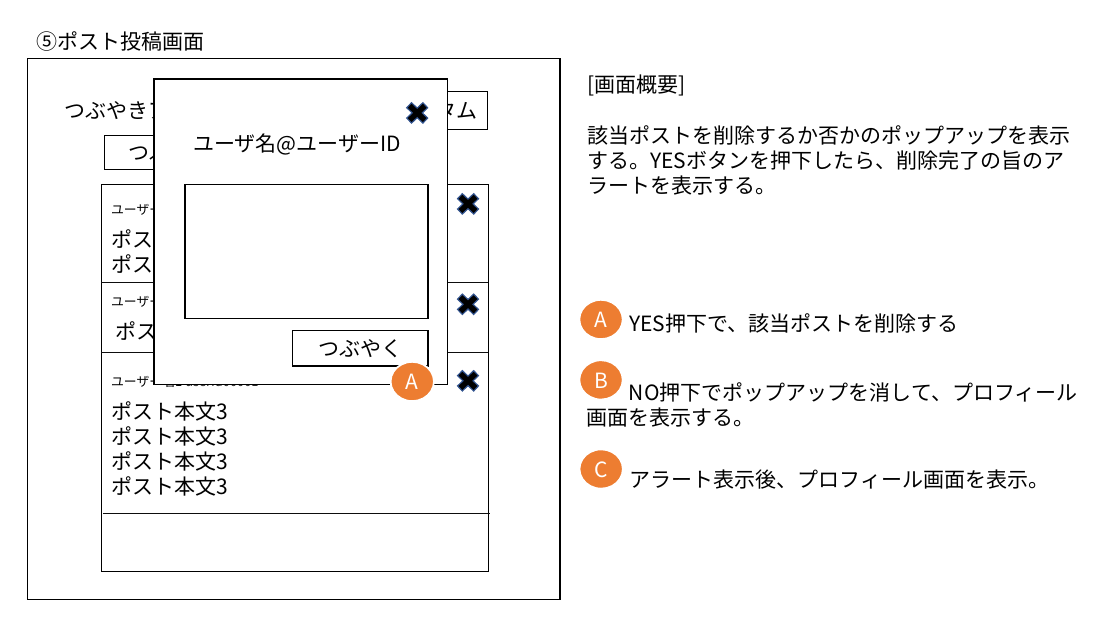
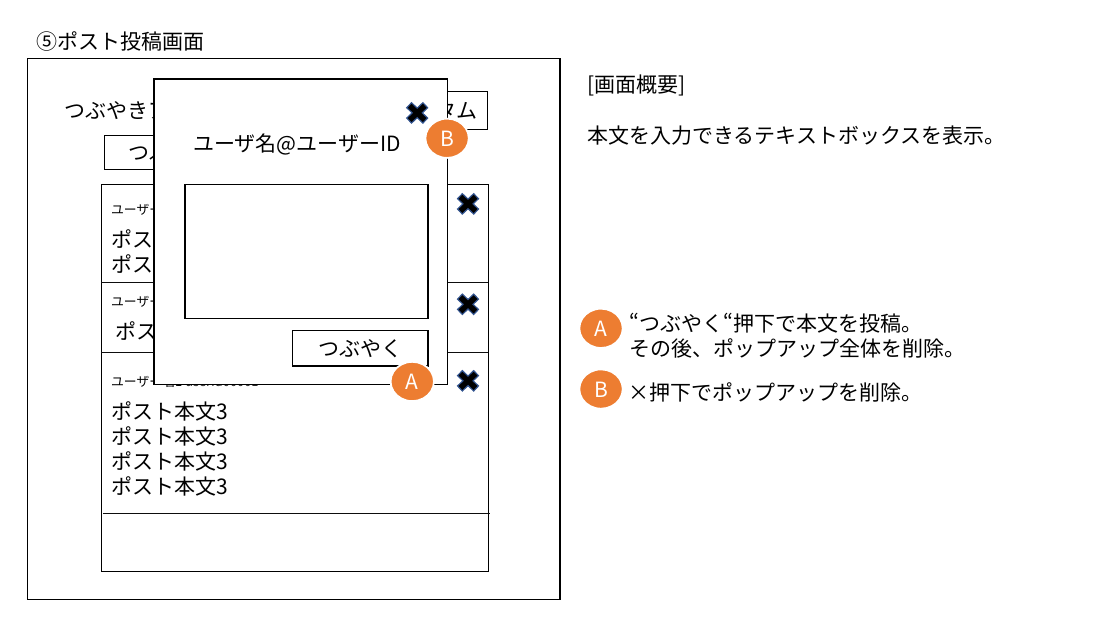
Before and after one commit to developer2239/Tsubuyaki, a slide deck: slide 7 of 設計/画面遷移設計.pptx. Drawn at 1120x630 pixels with LibreOffice and Linux fonts; fonts in the diff are those of the drawing. Boxes give left, top, right and bottom in pixels: in the first picture for what was removed or moved away, otherwise in the second. Text is boxed around its words. In the diff, an @@ line names an element or a change of style, - is before the commit and + after.

```diff
--- a/設計/画面遷移設計.pptx
+++ b/設計/画面遷移設計.pptx
@@ ellipse added at (425, 118, 469, 158), fill #ED7D31, outline #FFFFFF 1.5 pt, 18 pt, text #FFFFFF @@
+B
@@ text at (587, 125, 1005, 145): text changed @@
-該当ポストを削除するか否かのポップアップを表示する。YESボタンを押下したら、削除完了の旨のアラートを表示する。
+本文を入力できるテキストボックスを表示。
@@ ellipse "A": place and size @@
-ellipse "A" at (580, 300, 623, 339)
+ellipse "A" at (580, 309, 623, 349)
@@ text at (629, 313, 965, 358): text changed @@
-YES押下で、該当ポストを削除する
+“つぶやく“押下で本文を投稿。
+その後、ポップアップ全体を削除。
@@ ellipse "B": place and size @@
-ellipse "B" at (580, 360, 623, 400)
+ellipse "B" at (580, 370, 623, 409)
@@ text at (629, 382, 923, 402): text changed @@
-NO押下でポップアップを消して、プロフィール画面を表示する。
+×押下でポップアップを削除。
@@ ellipse removed at (580, 450, 623, 489) @@
-C
@@ text removed at (630, 469, 1050, 489) @@
-アラート表示後、プロフィール画面を表示。
```
Also in this commit, not shown: 1 other slide changed, 3 other files.
